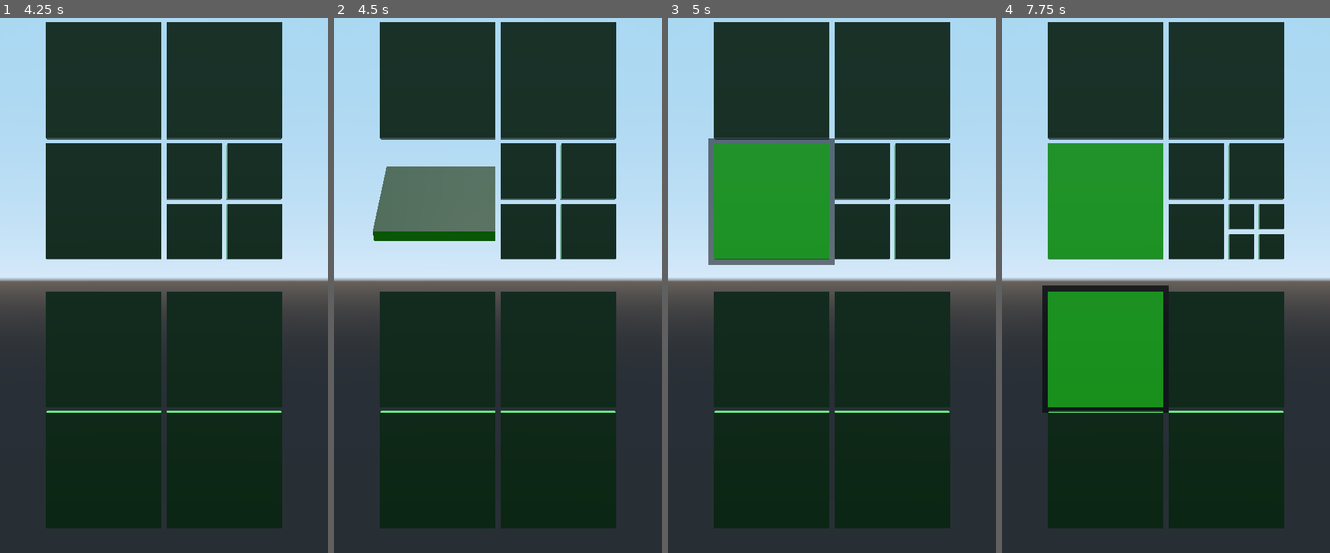
Above: before the commit, frames 1-4 (left to right).
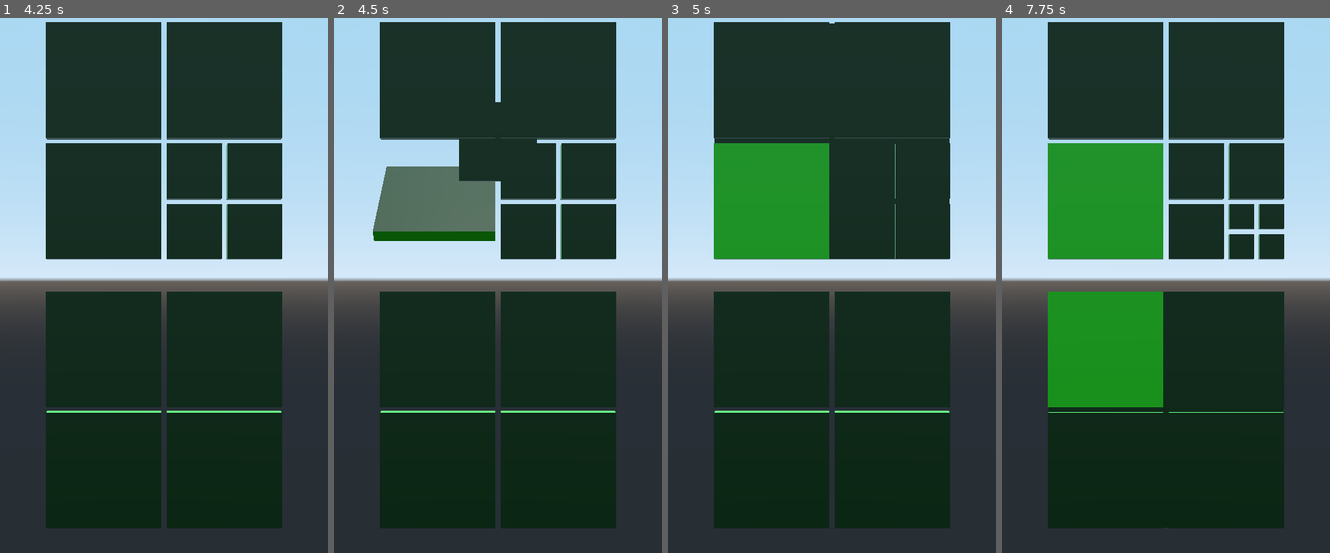
Above: after the commit, the same moments.

Repository: bentles/Tetra
Game: Godot game, scene res://Game.tscn
The game is run twice, just before and just after one commit, with the same random seed, the same clock (stepped at 60 frames per second) and the same inputs.
Inputs (mouse positions are in pixels of both pictures, inside the frame that each line leads up to):
- Up to frame 1 (4.25 s): tap Enter at 0.5, 2, 3.5 s; move the mouse to (236, 253) at 0.52 s; click (236, 253) at 0.67 s; tap Space at 1.25, 2.75 s; drag from (98, 306) to (147, 387) at 1.27 s; move the mouse to (196, 157) at 2.02 s; click (196, 157) at 2.17 s; drag from (147, 387) to (65, 199) at 2.77 s; move the mouse to (262, 360) at 3.52 s; click (262, 360) at 3.67 s
- Up to frame 2 (4.5 s): tap Space at 4.25 s; drag from (399, 199) to (448, 141) at 4.27 s
- Up to frame 3 (5 s): no input
- Up to frame 4 (7.75 s): move the mouse to (1182, 280) at 5.02 s; click (1182, 280) at 5.17 s; drag from (1116, 141) to (1100, 306) at 5.77 s; move the mouse to (1238, 253) at 6.52 s; click (1238, 253) at 6.67 s; drag from (1100, 306) to (1149, 387) at 7.27 s

Frame 1 is identical in both runs. In frame 2, 1.2% of the frame differs, in the area x 38-62%, y 15-31%; in frame 3, 2.7%, in the area x 12-86%, y 1-47%; in frame 4, 1.6%.

Commit message:
merge feeling better

Diff:
--- a/Tetra/Tetra.gd
+++ b/Tetra/Tetra.gd
@@ -72,6 +72,12 @@
 	if (is_flipped != flipped):
 		instant_flip()
 
+func merge_animation_start():
+	$MergeAnimation.play("merge")
+
+func merge_animation_stop():
+	$MergeAnimation.play("RESET")
+
 # Called every frame. 'delta' is the elapsed time since the previous frame.
 func _process(delta):
 	pass
@@ -87,7 +93,9 @@
 		touch_down = true
 	elif event is InputEventScreenDrag && touch_down && !flipping:
 		flip(event.relative)
+		_merge_stop()
 	elif event is InputEventScreenTouch && !event.pressed && touch_down && !flipping:
+		_merge_stop()
 		touch_down = false
 		if $LongPressTimer.time_left == 0:
 			merge_parent()
@@ -97,15 +105,23 @@
 func _merge_start():
 	$LongPressTimer.start()
 	if depth > 0:
+		get_parent().merge_animation_start()
 		pass
 
+func _merge_stop():
+	if depth > 0:
+		get_parent().merge_animation_stop()
+
 func _on_AnimationPlayer_animation_finished(anim_name):
-	flipping = false
-	touch_down = false
+	if (anim_name == "flip" || anim_name == "flip2"):
+		flipping = false
+		touch_down = false
 	pass # Replace with function body.
 
 func _on_LongPressTimer_timeout():
 	if depth > 0:
-		$Tween.interpolate_property($TetraBody/Border.material, "albedo_color", Color.black, Color.transparent, 2)
-		$Tween.start()
-	pass
+		pass
+
+
+func _on_TetraBody_mouse_exited():
+	_merge_stop()
--- a/Tetra/Tetra.tscn
+++ b/Tetra/Tetra.tscn
@@ -1,14 +1,9 @@
-[gd_scene load_steps=8 format=2]
+[gd_scene load_steps=9 format=2]
 
 [ext_resource path="res://Tetra/Tetra.gd" type="Script" id=1]
 [ext_resource path="res://Tetra/tetra.glb" type="PackedScene" id=2]
 
 [sub_resource type="BoxShape" id=4]
-
-[sub_resource type="SpatialMaterial" id=5]
-resource_local_to_scene = true
-flags_transparent = true
-albedo_color = Color( 1, 1, 1, 0 )
 
 [sub_resource type="Animation" id=2]
 length = 0.001
@@ -57,6 +52,61 @@
 "values": [ Vector3( 180, 0, 0 ), Vector3( 0, 0, 0 ) ]
 }
 
+[sub_resource type="Animation" id=6]
+length = 0.001
+tracks/0/type = "value"
+tracks/0/path = NodePath("../MergeMesh:scale")
+tracks/0/interp = 1
+tracks/0/loop_wrap = true
+tracks/0/imported = false
+tracks/0/enabled = true
+tracks/0/keys = {
+"times": PoolRealArray( 0 ),
+"transitions": PoolRealArray( 1 ),
+"update": 0,
+"values": [ Vector3( 0, 0, 0.125 ) ]
+}
+tracks/1/type = "value"
+tracks/1/path = NodePath("../MergeMesh:visible")
+tracks/1/interp = 1
+tracks/1/loop_wrap = true
+tracks/1/imported = false
+tracks/1/enabled = true
+tracks/1/keys = {
+"times": PoolRealArray( 0 ),
+"transitions": PoolRealArray( 1 ),
+"update": 1,
+"values": [ false ]
+}
+
+[sub_resource type="Animation" id=9]
+resource_name = "merge"
+length = 0.3
+tracks/0/type = "value"
+tracks/0/path = NodePath("../MergeMesh:scale")
+tracks/0/interp = 1
+tracks/0/loop_wrap = true
+tracks/0/imported = false
+tracks/0/enabled = true
+tracks/0/keys = {
+"times": PoolRealArray( 0.1, 0.3 ),
+"transitions": PoolRealArray( 1, 1 ),
+"update": 0,
+"values": [ Vector3( 0, 0, 0.125 ), Vector3( 0.5, 0.5, 0.125 ) ]
+}
+tracks/1/type = "value"
+tracks/1/path = NodePath("../MergeMesh:visible")
+tracks/1/interp = 1
+tracks/1/loop_wrap = true
+tracks/1/imported = false
+tracks/1/enabled = true
+tracks/1/keys = {
+"times": PoolRealArray( 0.1 ),
+"transitions": PoolRealArray( 1 ),
+"update": 1,
+"values": [ true ]
+}
+
 [node name="Tetra" type="Spatial"]
 script = ExtResource( 1 )
 
@@ -71,17 +121,16 @@
 transform = Transform( 5, 0, 0, 0, 5, 0, 0, 0, 0.5, 0, 0, 0 )
 shape = SubResource( 4 )
 
-[node name="Border" type="CSGBox" parent="TetraBody"]
-width = 11.0
-height = 11.0
-depth = 0.5
-material = SubResource( 5 )
-
 [node name="AnimationPlayer" type="AnimationPlayer" parent="."]
 root_node = NodePath("../TetraBody")
 anims/RESET = SubResource( 2 )
 anims/flip = SubResource( 1 )
 anims/flip2 = SubResource( 3 )
+
+[node name="MergeAnimation" type="AnimationPlayer" parent="."]
+root_node = NodePath("../TetraBody")
+anims/RESET = SubResource( 6 )
+anims/merge = SubResource( 9 )
 
 [node name="LongPressTimer" type="Timer" parent="."]
 wait_time = 0.3
@@ -89,6 +138,12 @@
 
 [node name="Tween" type="Tween" parent="."]
 
+[node name="MergeMesh" parent="." instance=ExtResource( 2 )]
+transform = Transform( 0, 0, 0, 0, 0, 0, 0, 0, 0.125, 0, 0, 0 )
+visible = false
+
 [connection signal="input_event" from="TetraBody" to="." method="_on_TetraBody_input_event"]
+[connection signal="mouse_exited" from="TetraBody" to="." method="_on_TetraBody_mouse_exited"]
 [connection signal="animation_finished" from="AnimationPlayer" to="." method="_on_AnimationPlayer_animation_finished"]
+[connection signal="animation_finished" from="MergeAnimation" to="." method="_on_AnimationPlayer_animation_finished"]
 [connection signal="timeout" from="LongPressTimer" to="." method="_on_LongPressTimer_timeout"]
